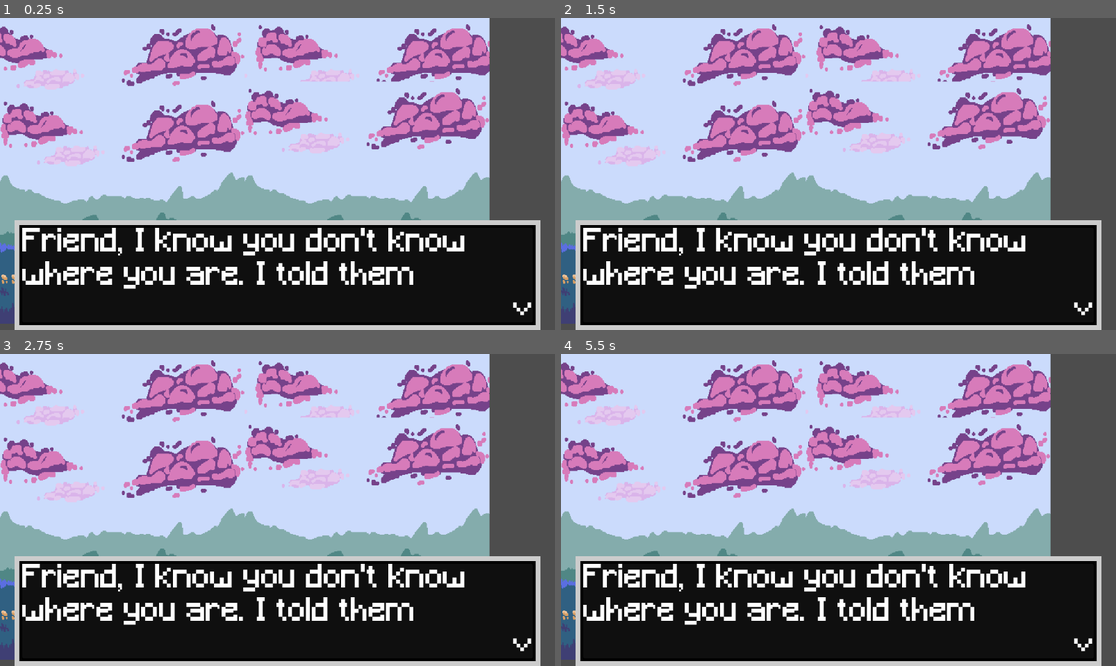
Above: before the commit, frames 1-4 (two rows, left to right).
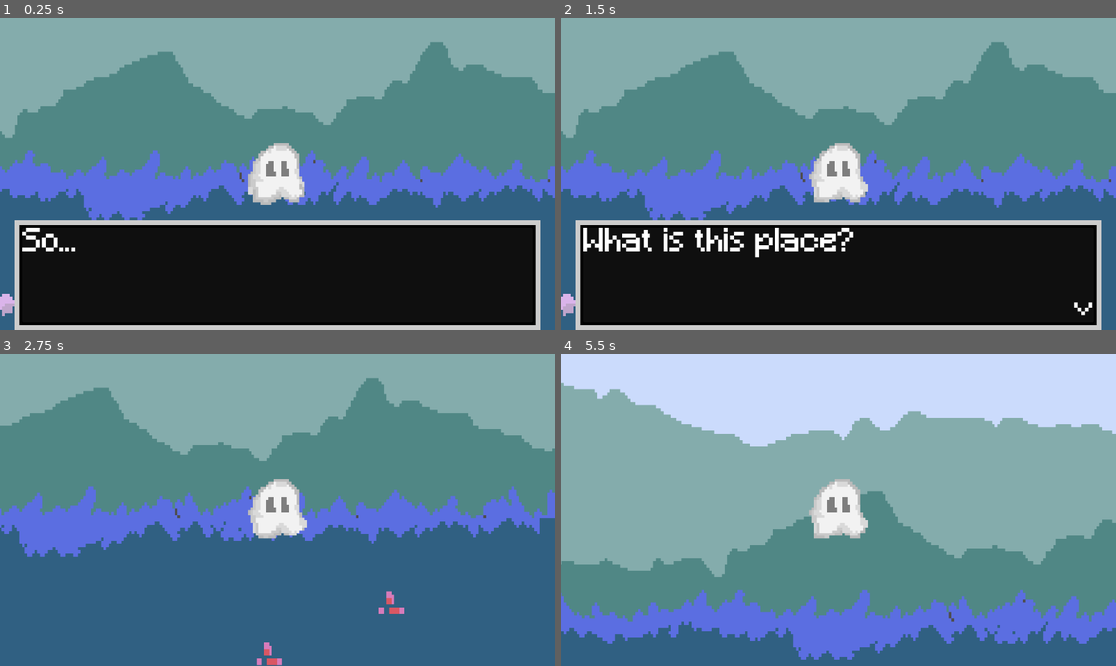
Above: after the commit, the same moments.

Repository: ecb7gr/paws_until_ready
Game: Godot game, scene res://gameStart.tscn
Two runs of this game, one before a commit and one after it. Both use one fixed random seed, a clock stepped at 60 frames per second and the inputs below. This scene is started directly instead of the project's main scene.
Inputs:
- Up to frame 1 (0.25 s): no input
- Up to frame 2 (1.5 s): tap Enter (ui_text_completion_accept) at 0.5, 0.6, 1.35 s; hold Right (ui_right) 0.53-1.28 s; hold Down (ui_down) from 1.28 s (still down)
- Up to frame 3 (2.75 s): release Down (ui_down) at 2.03 s; hold Right (ui_right) from 2.03 s (still down); tap Enter (ui_text_completion_accept) at 2.1 s
- Up to frame 4 (5.5 s): release Right (ui_right) at 2.78 s; hold Up (ui_up) 2.78-3.53 s; tap Enter (ui_text_completion_accept) every 0.75 s from 2.85 to 5.1 s; hold Left (ui_left) 3.53-5.03 s; hold Down (ui_down) from 5.03 s (still down)

The runs differ from the first frame. In frame 1, 71% of the frame differs, in the area x 0-100%, y 0-100%; in frame 2, 71%; in frame 3, 100%; in frame 4, 83%.

Commit message:
gotToFirstScene

Diff:
--- a/gameStart.tscn
+++ b/gameStart.tscn
@@ -1,8 +1,11 @@
-[gd_scene load_steps=2 format=3 uid="uid://bwr01qqdey7vk"]
+[gd_scene load_steps=4 format=3 uid="uid://bwr01qqdey7vk"]
 
 [ext_resource type="TileSet" uid="uid://c8ymuvbon6kjk" path="res://tileset/tileset_tileset.tres" id="1_2dq4y"]
+[ext_resource type="Script" path="res://game_start.gd" id="1_ip51p"]
+[ext_resource type="PackedScene" uid="uid://d1xumg0b4ounb" path="res://ghost.tscn" id="2_rnrs6"]
 
 [node name="Node2D" type="Node2D"]
+script = ExtResource("1_ip51p")
 
 [node name="TileMap" type="TileMap" parent="."]
 scale = Vector2(1.32276, 1.65392)
@@ -15,3 +18,11 @@
 tile_set = ExtResource("1_2dq4y")
 format = 2
 layer_0/tile_data = PackedInt32Array(1245205, 196608, 19, 1310741, 196608, 20, 1376277, 196608, 21, 1441813, 196608, 22 …(1690 unchanged characters)…
+
+[node name="ghost" parent="." instance=ExtResource("2_rnrs6")]
+position = Vector2(256, 472)
+scale = Vector2(1.33, 1.33)
+
+[node name="Camera2D" type="Camera2D" parent="ghost"]
+position = Vector2(-1.50376, 0)
+zoom = Vector2(4, 4)
--- /dev/null
+++ b/game_start.gd
@@ -0,0 +1,22 @@
+extends Node2D
+@onready var ghost = $ghost
+# Called when the node enters the scene tree for the first time.
+func _ready() -> void:
+	TextBox.hide()
+	TextBox.queue_text("So...I'm really dead?")
+	TextBox.queue_text("What is this place?")
+	TextBox.show()
+	load_textbox()
+	pass # Replace with function body.
+
+
+# Called every frame. 'delta' is the elapsed time since the previous frame.
+func _process(delta: float) -> void:
+	pass
+
+func load_textbox():
+	ghost.set_inactive()
+	TextBox.show_textbox()
+	TextBox.display_text()
+	await TextBox.on_display_finished
+	ghost.set_active()
--- /dev/null
+++ b/ghost.gd
@@ -0,0 +1,38 @@
+extends CharacterBody2D
+var speed = 100
+var friction = 0.05
+var acceleration = 0.05
+var inactive = false
+func _physics_process(delta):
+	if inactive:
+		return
+	var input_velocity = Vector2.ZERO
+	# Check input for "desired" velocity
+	if Input.is_action_pressed("ui_right"):
+		input_velocity.x += 1
+	if Input.is_action_pressed("ui_left"):
+		input_velocity.x -= 1
+	if Input.is_action_pressed("ui_down"):
+		input_velocity.y += 1
+	if Input.is_action_pressed("ui_up"):
+		input_velocity.y -= 1
+	input_velocity = input_velocity.normalized() * speed
+
+	# If there's input, accelerate to the input velocity
+	if input_velocity.length() > 0:
+		velocity = velocity.lerp(input_velocity, acceleration)
+	else:
+		# No input: apply friction to slow down
+		velocity = velocity.lerp(Vector2.ZERO, friction)
+	move_and_slide()# Called when the node enters the scene tree for the first time.
+func _ready() -> void:
+	pass # Replace with function body.
+func set_inactive():
+	velocity=Vector2.ZERO
+	inactive = true
+func  set_active():
+	inactive = false
+
+# Called every frame. 'delta' is the elapsed time since the previous frame.
+func _process(delta: float) -> void:
+	pass
--- /dev/null
+++ b/ghost.tscn
@@ -0,0 +1,55 @@
+[gd_scene load_steps=9 format=3 uid="uid://d1xumg0b4ounb"]
+
+[ext_resource type="Texture2D" uid="uid://bpnnfddtq3e3j" path="res://New Piskel.png" id="1_h4ueu"]
+[ext_resource type="Script" path="res://ghost.gd" id="1_xrsig"]
+
+[sub_resource type="AtlasTexture" id="AtlasTexture_6jwk5"]
+atlas = ExtResource("1_h4ueu")
+region = Rect2(0, 0, 32, 32)
+
+[sub_resource type="AtlasTexture" id="AtlasTexture_g1ux8"]
+atlas = ExtResource("1_h4ueu")
+region = Rect2(32, 0, 32, 32)
+
+[sub_resource type="AtlasTexture" id="AtlasTexture_c45el"]
+atlas = ExtResource("1_h4ueu")
+region = Rect2(0, 32, 32, 32)
+
+[sub_resource type="AtlasTexture" id="AtlasTexture_05d7p"]
+atlas = ExtResource("1_h4ueu")
+region = Rect2(32, 32, 32, 32)
+
+[sub_resource type="SpriteFrames" id="SpriteFrames_mg32j"]
+animations = [{
+"frames": [{
+"duration": 1.0,
+"texture": SubResource("AtlasTexture_6jwk5")
+}, {
+"duration": 1.0,
+"texture": SubResource("AtlasTexture_g1ux8")
+}, {
+"duration": 1.0,
+"texture": SubResource("AtlasTexture_c45el")
+}, {
+"duration": 1.0,
+"texture": SubResource("AtlasTexture_05d7p")
+}],
+"loop": true,
+"name": &"default",
+"speed": 7.0
+}]
+
+[sub_resource type="CapsuleShape2D" id="CapsuleShape2D_17fiw"]
+radius = 9.0
+height = 22.0
+
+[node name="CharacterBody2D" type="CharacterBody2D"]
+script = ExtResource("1_xrsig")
+
+[node name="AnimatedSprite2D" type="AnimatedSprite2D" parent="."]
+sprite_frames = SubResource("SpriteFrames_mg32j")
+autoplay = "default"
+
+[node name="CollisionShape2D" type="CollisionShape2D" parent="."]
+position = Vector2(-1, 0)
+shape = SubResource("CapsuleShape2D_17fiw")
--- /dev/null
+++ b/globals.gd
@@ -0,0 +1,24 @@
+extends Node
+
+# SIGNALS
+# ENUMS
+enum InputDirection {UP, DOWN, LEFT, RIGHT}
+# CONSTANTS
+# @EXPORT VARIABLES
+# PUBLIC VARIABLES
+# PRIVATE VARIABLES
+# @ONREADY VARIABLES
+
+# PUBLIC METHODS
+# PRIVATE METHODS
+
+# Called when the node enters the scene tree for the first time.
+func _ready() -> void:
+	pass # Replace with function body.
+
+
+# Called every frame. 'delta' is the elapsed time since the previous frame.
+func _process(delta: float) -> void:
+	pass
+
+# SUBCLASSES
--- /dev/null
+++ b/input_handler.gd
@@ -0,0 +1,13 @@
+extends Node2D
+
+@onready var _player_character : CharacterBody2D = get_parent()
+
+func _process(delta: float) -> void:
+	if Input.is_action_pressed("ui_left"):
+		_player_character.move(Globals.InputDirection.LEFT)
+	if Input.is_action_pressed("ui_right"):
+		_player_character.move(Globals.InputDirection.RIGHT)
+	if Input.is_action_pressed("ui_up"):
+		_player_character.move(Globals.InputDirection.UP)
+	if Input.is_action_pressed("ui_down"):
+		_player_character.move(Globals.InputDirection.DOWN)
--- a/project.godot
+++ b/project.godot
@@ -20,6 +20,7 @@
 Transition="*res://transition.tscn"
 TextBox="*res://text_box.tscn"
 PlayerText="*res://player_text.tscn"
+Globals="*res://globals.gd"
 
 [editor]
 
--- a/text_box.gd
+++ b/text_box.gd
@@ -63,11 +63,3 @@
 
 func change_state(next_state):
 	current_state = next_state
-	match current_state:
-		State.READY:
-			print("Changing state to ready")
-		State.READING:
-			print("Changing state to reading")
-		State.FINISHED:
-			print("Changing state to finished")
-	pass
Binary file added: New Piskel.png
Not shown, added: New Piskel.png.import
